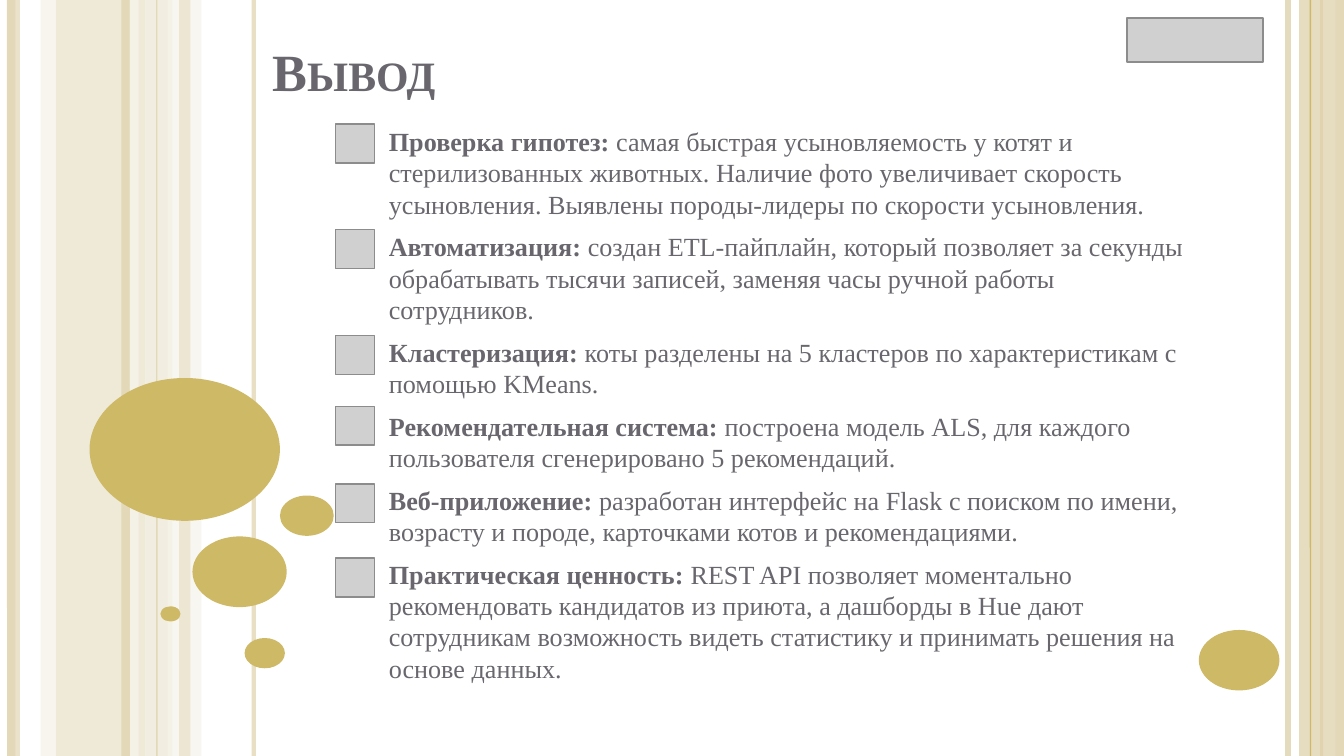
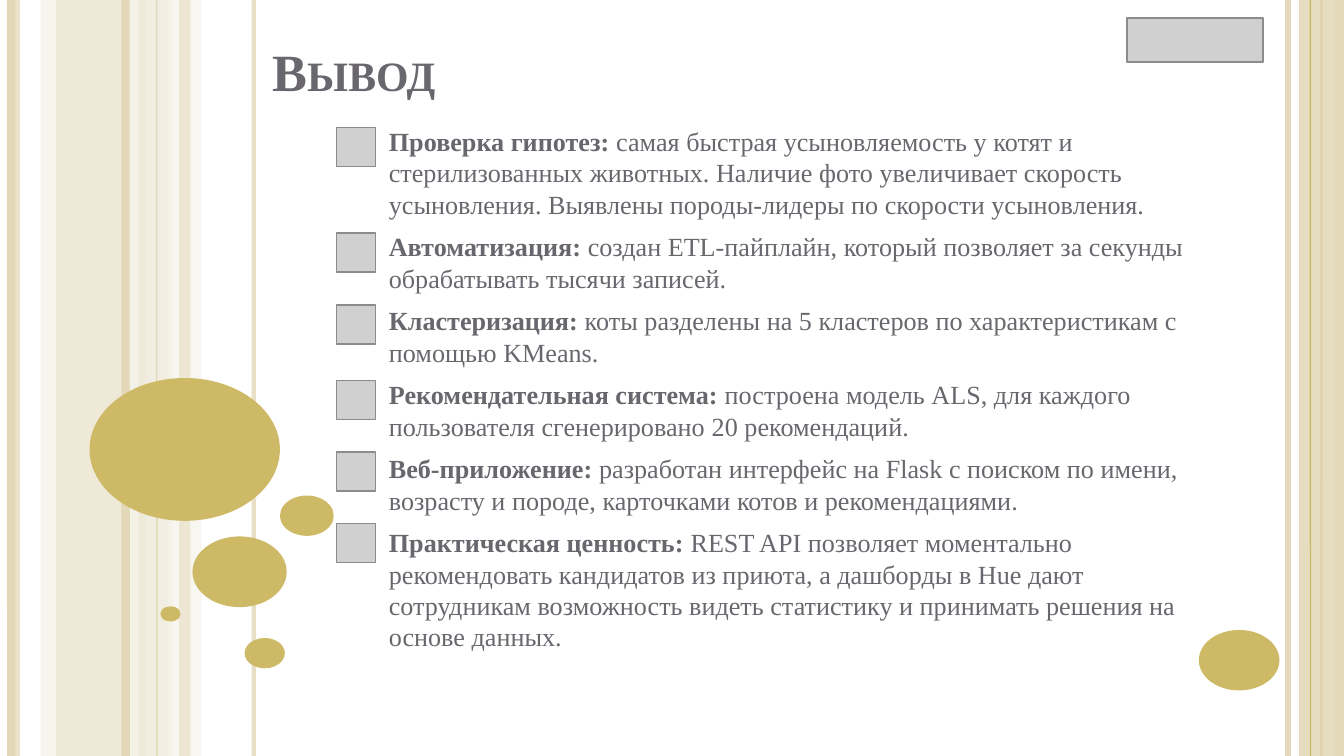
Before and after one commit to LKey256/cat-recomended, a slide deck: slide 10 of Проект по БД.pptx. Drawn at 1344x756 pixels with LibreOffice and Linux fonts; fonts in the diff are those of the drawing; grey boxes stand for pictures. Boxes give left, top, right and bottom in pixels: in the first picture for what was removed or moved away, otherwise in the second. Text is boxed around its words. In the diff, an @@ line names an element or a change of style, - is before the commit and + after.

```diff
--- a/Проект по БД.pptx
+++ b/Проект по БД.pptx
@@ picture: place and size @@
-picture at bbox=[336, 124, 375, 163]
+picture at bbox=[336, 128, 375, 167]
@@ subtitle at bbox=[389, 238, 1183, 294]: text changed @@
-Автоматизация: создан ETL-пайплайн, который позволяет за секунды обрабатывать тысячи записей, заменяя часы ручной работы сотрудников.
+Автоматизация: создан ETL-пайплайн, который позволяет за секунды обрабатывать тысячи записей.
@@ picture: place and size @@
-picture at bbox=[336, 335, 375, 374]
+picture at bbox=[336, 305, 375, 344]
@@ picture: place and size @@
-picture at bbox=[336, 406, 375, 445]
+picture at bbox=[336, 380, 375, 419]
@@ subtitle at bbox=[389, 386, 1131, 442]: text changed @@
-Рекомендательная система: построена модель ALS, для каждого пользователя сгенерировано 5 рекомендаций.
+Рекомендательная система: построена модель ALS, для каждого пользователя сгенерировано 20 рекомендаций.
@@ picture: place and size @@
-picture at bbox=[336, 484, 375, 523]
+picture at bbox=[336, 452, 375, 491]
@@ picture: place and size @@
-picture at bbox=[336, 558, 375, 597]
+picture at bbox=[336, 524, 375, 563]
```
Also in this commit, not shown: 4 other slides changed.
